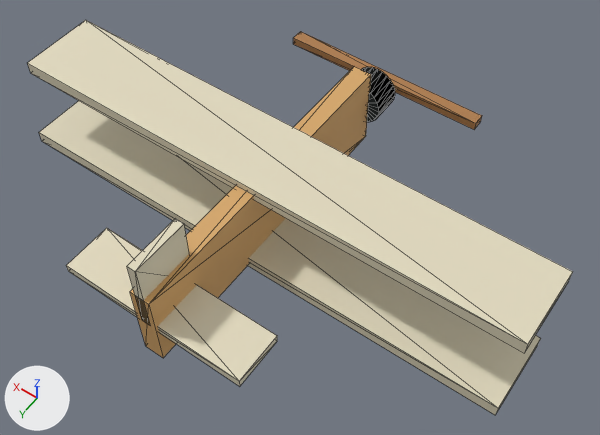
The glTF model dist/models/flyer.glb, before and after one commit.
Rendered twice from a camera (50 mm lens) standing at (-2.77, 3.37, 5.79) and looking at (-0.3, -0.09, 0.35). Arrows for +X, +Y and +Z are at lower left; the lights stay in place. The picture after the commit comes second. Mesh edges are drawn as thin lines. Where no turn or scale is listed for an object, it has been applied to the vertices. Vertices at exactly the same position are counted once.
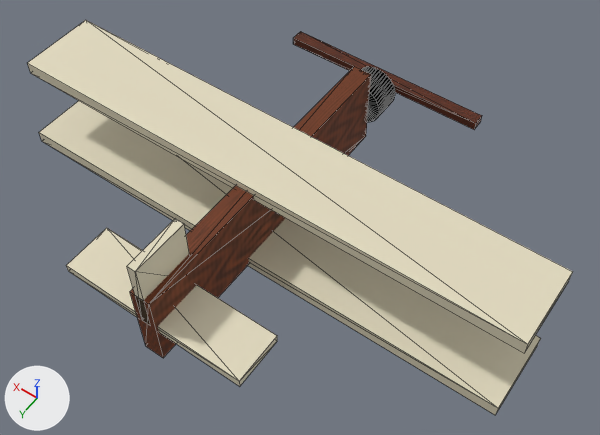
Changed parts and their boxes [x1, y1, x2, y2] in the pictures (600 x 435 px):
'Mesh_2', surface changed (orange to brown): [130, 67, 371, 358] in both
'Mesh_6', surface changed: [293, 31, 482, 129] in both
part 1 of me_mesh_5, reshaped: [361, 67, 395, 122] in both

The change, as a list of edits to the scene's bpy script:
```text
Add img_original_procedural_wood_grain:
    img_original_procedural_wood_grain = load_image('Original procedural wood grain', '_unpacked/Original_procedural_wood_grain', 256, 256, 'sRGB')
Change mat_wood2:
    where n0 = _N.new('ShaderNodeBsdfPrincipled'); n0.name = 'Principled BSDF'
    remove n0.inputs[0].default_value = (0.68, 0.39, 0.14, 1.0)  # 'Base Color', orange #d7a869
    n0.inputs[2].default_value: 0.62 -> 0.72  # 'Roughness'
    add n2 = _N.new('ShaderNodeMix'); n2.name = 'Mix'
    add n2.data_type = 'RGBA'
    add n2.blend_type = 'MULTIPLY'
    add n2.inputs[0].default_value = 1.0  # 'Factor'
    add n2.inputs[7].default_value = (0.68, 0.39, 0.14, 1.0)  # 'B', orange #d7a869
    add n3 = _N.new('ShaderNodeTexImage'); n3.name = 'Image Texture'
    add n3.image = img_original_procedural_wood_grain
    add _L.new(n2.outputs[2], n0.inputs[0])  # 'Result' to 'Base Color'
    add _L.new(n3.outputs[0], n2.inputs[6])  # 'Color' to 'A'
Change mat_wood:
    where n0 = _N.new('ShaderNodeBsdfPrincipled'); n0.name = 'Principled BSDF'
    remove n0.inputs[0].default_value = (0.42, 0.2, 0.07, 1.0)  # 'Base Color', brown #ad7c4b
    n0.inputs[2].default_value: 0.62 -> 0.72  # 'Roughness'
    add n2 = _N.new('ShaderNodeMix'); n2.name = 'Mix'
    add n2.data_type = 'RGBA'
    add n2.blend_type = 'MULTIPLY'
    add n2.inputs[0].default_value = 1.0  # 'Factor'
    add n2.inputs[7].default_value = (0.42, 0.2, 0.07, 1.0)  # 'B', brown #ad7c4b
    add n3 = _N.new('ShaderNodeTexImage'); n3.name = 'Image Texture'
    add n3.image = img_original_procedural_wood_grain
    add _L.new(n2.outputs[2], n0.inputs[0])  # 'Result' to 'Base Color'
    add _L.new(n3.outputs[0], n2.inputs[6])  # 'Color' to 'A'
Change me_mesh_5:
    used by ob_mesh_5; location = (0.0, -1.58, 0.42)
    remove me_mesh_5.from_pydata(...)  # 52 vertices, 96 faces; spans x -0.21..0.21, y -0.14..0.14, z -0.21..0.21
    add me_mesh_5.from_pydata(...)  # 100 vertices, 192 faces; spans x -0.21..0.21, y -0.14..0.14, z -0.21..0.21
    me_mesh_5 part 1
    96 faces are deleted
    24 vertices are added at x -0.208..0.208, y -0.14, z -0.208..0.208
    24 new vertices lie (0.0, 0.28, 0.0) away from vertices in x -0.208..0.208, y -0.14, z -0.208..0.208
    192 new faces join them
```
